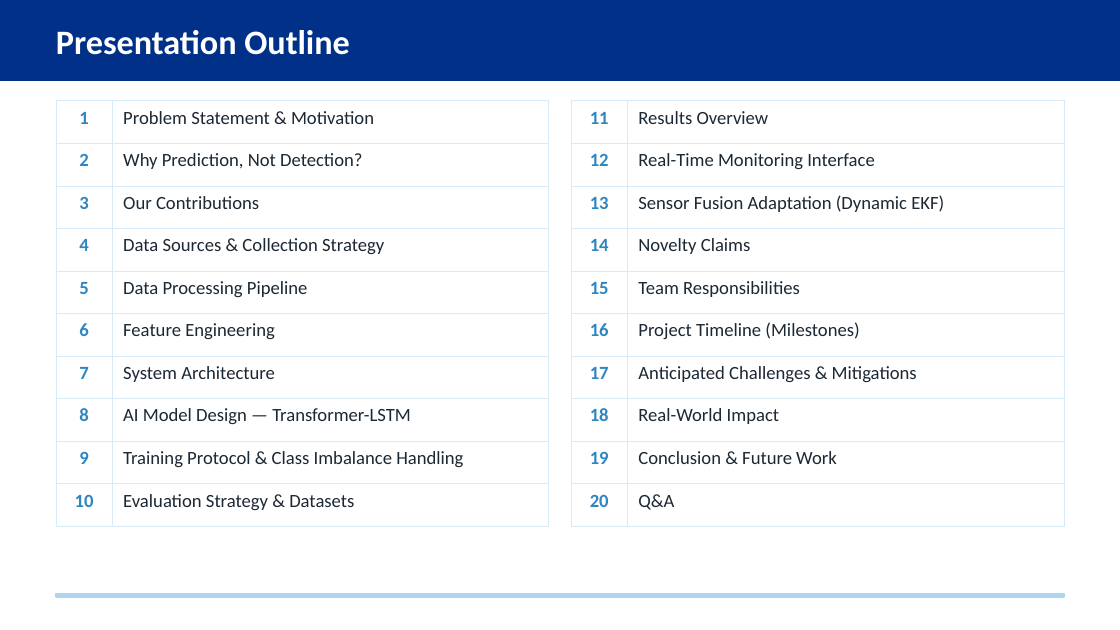
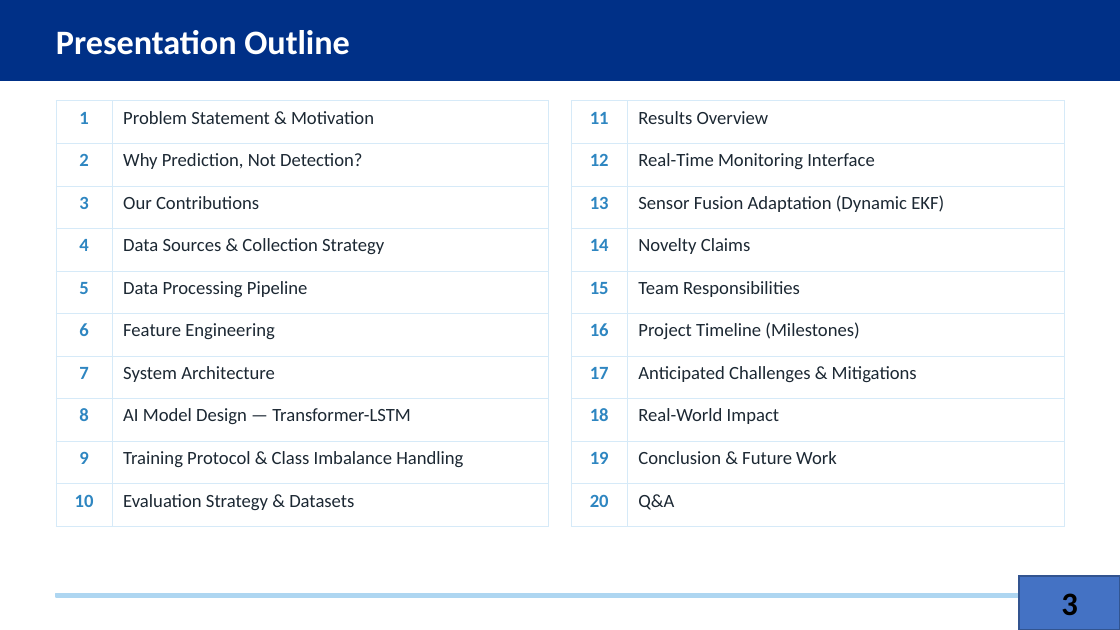
Before and after one commit to Jorshuare/AI-Based-Prediction-for-GNSS-Signal-Degradation, a slide deck: slide 3 of proposal/Presentations/GNSS_Proposal_Presentation_v2.pptx (slide 2 before the commit). Drawn at 1120x630 pixels with LibreOffice and Linux fonts; fonts in the diff are those of the drawing. Boxes give left, top, right and bottom in pixels: in the first picture for what was removed or moved away, otherwise in the second. Text is boxed around its words. In the diff, an @@ line names an element or a change of style, - is before the commit and + after.

```diff
--- a/proposal/Presentations/GNSS_Proposal_Presentation_v2.pptx
+++ b/proposal/Presentations/GNSS_Proposal_Presentation_v2.pptx
@@ rectangle added at box(1019, 576, 1120, 629), fill #4472C4, outline #325491 1 pt, 21 pt, text #000000, bold @@
+3
```
Also in this commit, not shown: 10 other slides changed, 7 slides added, 15 slides removed.
